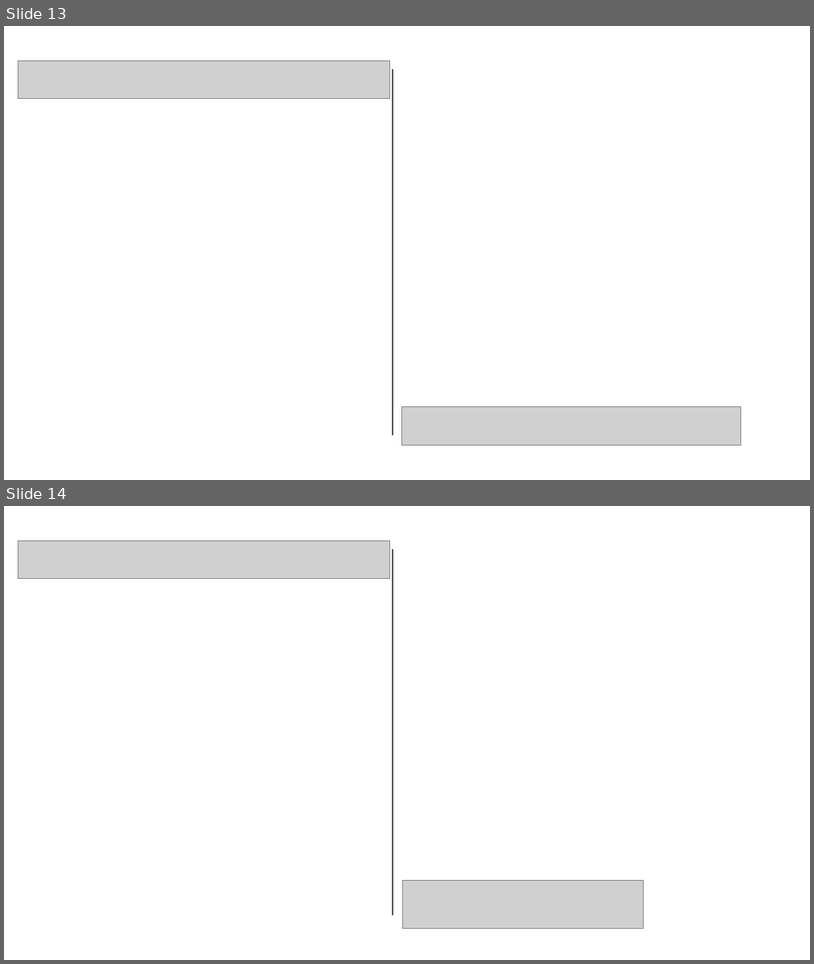
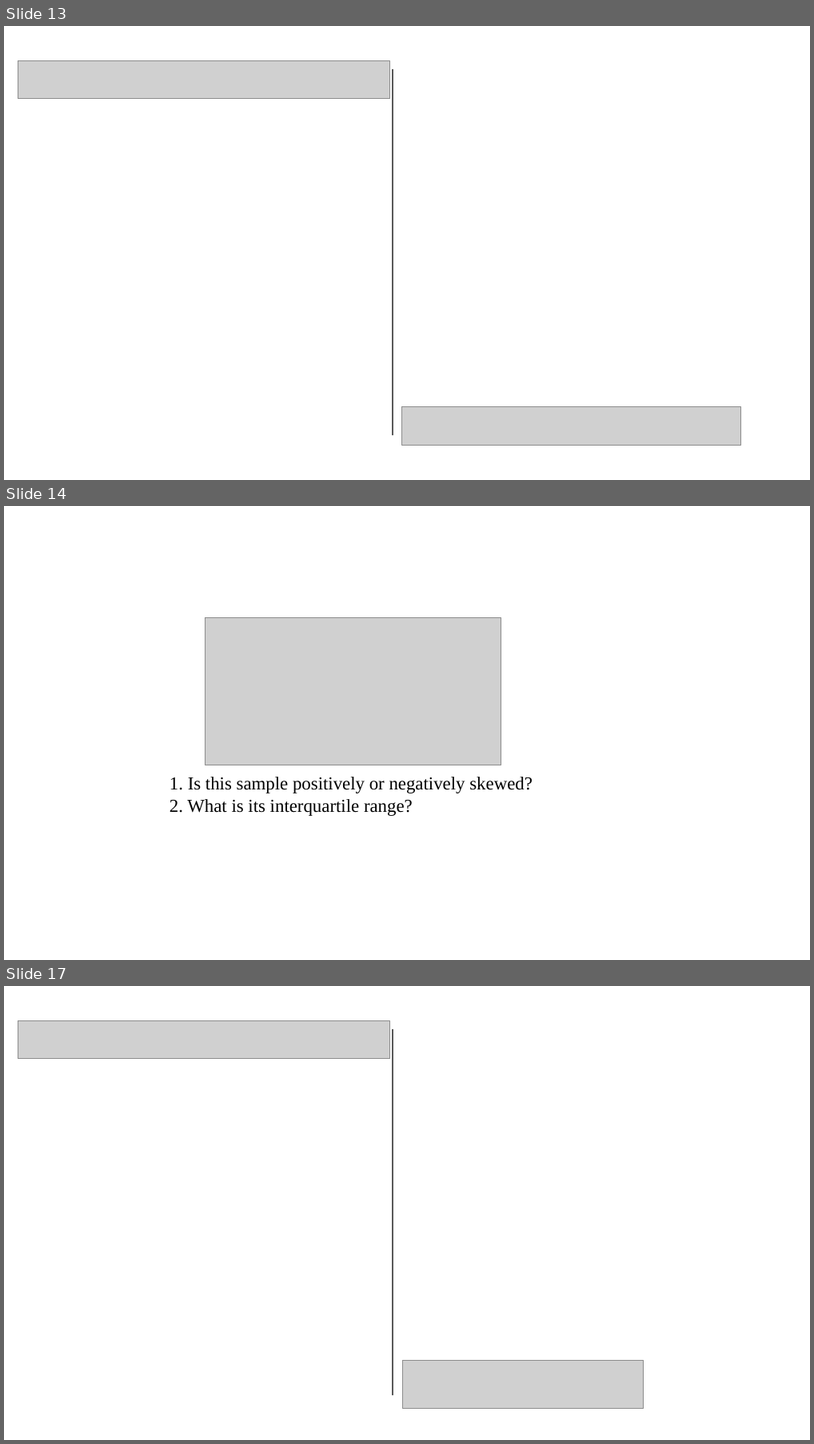
Before and after one commit to pvermees/geostats, a slide deck: slides/quizzes.odp. Shown one above the other, each under a label of ours: slides 13 and 14 before the commit, slides 13, 14 and 17 after it; the slides between them are not shown. The pictures are 814x964 and 814x1444 pixels, drawn with LibreOffice and Linux fonts; fonts in the diff are those of the drawing; grey boxes stand for pictures. Boxes give left, top, right and bottom in pixels: in the first picture for what was removed or moved away, otherwise in the second. Text is boxed around its words. In the diff, an @@ line names an element or a change of style, - is before the commit and + after.

```diff
--- a/slides/quizzes.odp
+++ b/slides/quizzes.odp
@@ slide 14 added at (4, 506, 810, 960), background #FFFFFF @@
@@ picture added at (206, 617, 502, 765) @@
@@ text added at (170, 776, 533, 816), 18 pt, text #000000 @@
+1. Is this sample positively or negatively skewed?
+2. What is its interquartile range?
@@ what was slide 14 is now slide 17 @@
```
Also in this commit, not shown: 2 other slides added.
